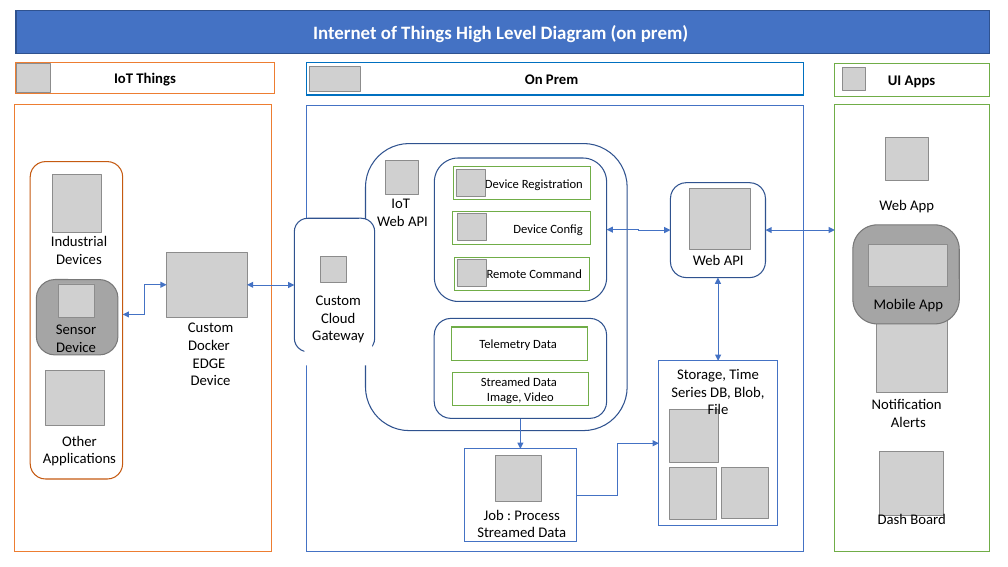
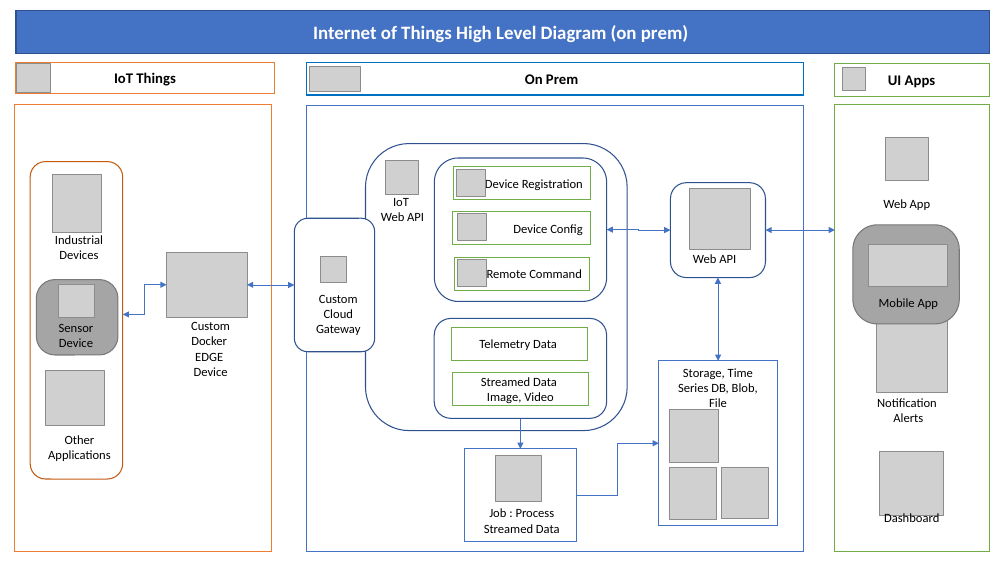
Before and after one commit to sandippatil2000/AWS, a slide deck: slide 2 of IOTnew.ppt. Drawn at 1008x567 pixels with LibreOffice and Linux fonts; fonts in the diff are those of the drawing; grey boxes stand for pictures. Boxes give left, top, right and bottom in pixels: in the first picture for what was removed or moved away, otherwise in the second. Text is boxed around its words. In the diff, an @@ line names an element or a change of style, - is before the commit and + after.

```diff
--- a/IOTnew.ppt
+++ b/IOTnew.ppt
@@ size 14 to 12 pt in 12 elements at [879, 298, 938, 309], [883, 199, 931, 210], [693, 254, 736, 263], [484, 508, 560, 533], [877, 398, 937, 422], [48, 435, 111, 461], [55, 235, 103, 259], [381, 198, 424, 221], [678, 368, 758, 411], [59, 324, 94, 347], [191, 322, 230, 376], [316, 295, 360, 335] @@
@@ text at [884, 513, 939, 526]: text changed; size 14 to 12 pt @@
-Dash Board
+Dashboard
```
Also in this commit, not shown: 1 other slide changed.
